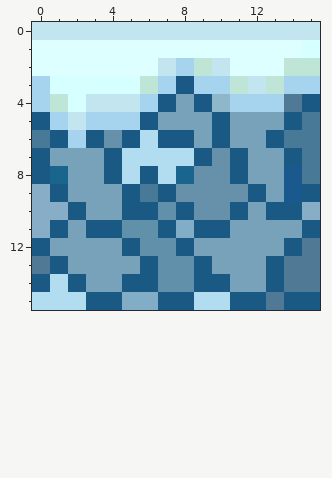
Edited in one commit: pixel-art sprite (assets/raw/sprites/world/IcyPlatform_02.png). Above is the file before it was changed.
The file is 16x16 pixels. Colours within 5 levels of each other are drawn and written as one.
After:
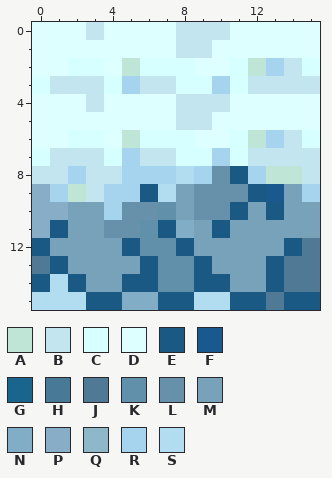
Palette (. is transparent): A #bfe5d6  B #c3e5ef  C #d6ffff  D #deffff  E #1a5984  F #1a598d  G #1a658d  H #487996  J #507996  K #6090aa  L #6790aa  M #78a1ba  N #81aec6  P #87aec6  Q #8eb8ca  R #a6d4ef  S #b2dcef
What changed:
Changed rows in their new state; - is an unchanged pixel.
first column x 0:
 0 DDD-DDDD---DDDDD
 1 --------BB-----D
 2 --CC-ACCCDDCARBC
 3 CBBB-RBBCC-C-BBB
 4 DDD-DDDDBBBDDDDD
 5 DDDDDDDDBBDDDDDD
 6 DDCCDACCCDDCARBC
 7 CBBBCRBBCCRCBBBB
 8 BBRBBRRRSR--RAAB
 9 -RABRRESM----FMR
10 --M-RLL-M-----MM
11 ---MLL---M-----M
Changed places in both pictures, as pixel boxes (x1, y1, x2, y2):
changed: (32, 22, 320, 238)
